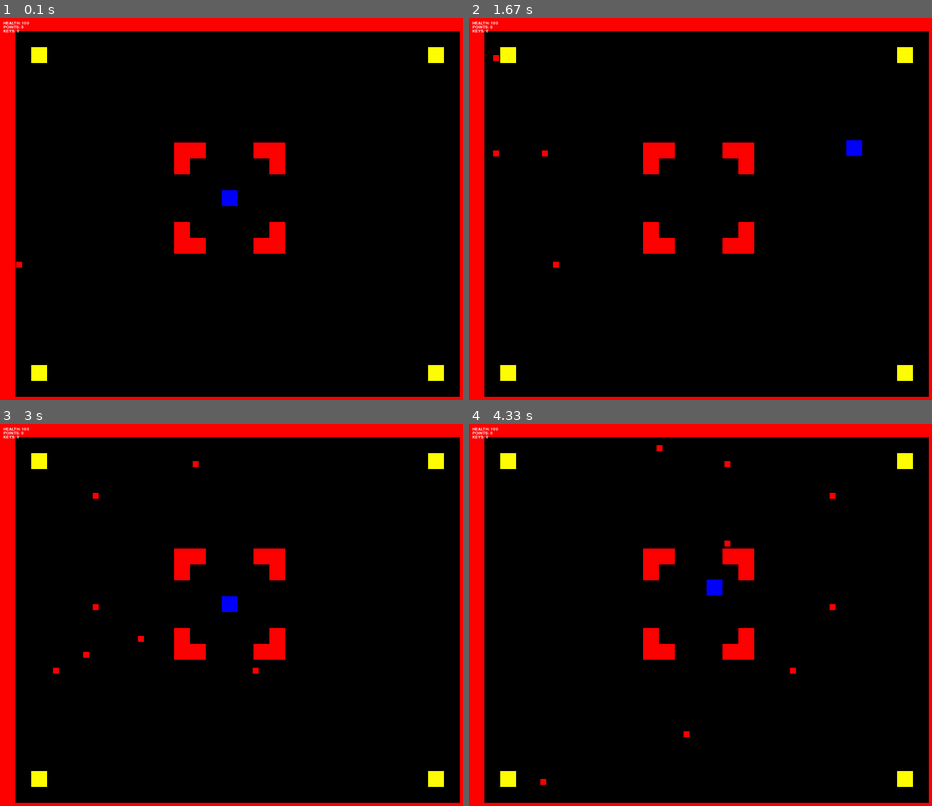
Above: before the commit, frames 1-4 (two rows, left to right).
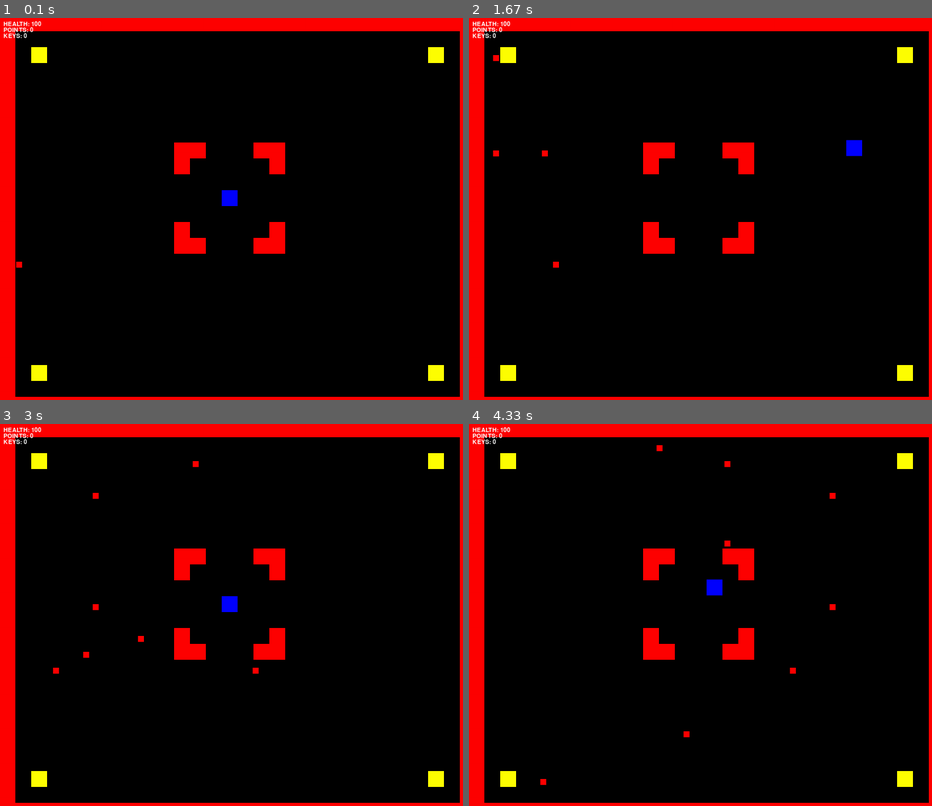
Above: after the commit, the same moments.

Repository: cduck1/dukecw-classwork
Game: pygame game, started from Tile Game/Tile Movement Game.py
Same seed, same stepped clock (60 frames per second), same inputs: the game is played once before the commit and once after it.
Inputs:
- Up to frame 1 (0.1 s): no input
- Up to frame 2 (1.67 s): hold Right 0.33-0.8 s; hold Up 0.83-1.13 s; hold Right 1.17-1.63 s
- Up to frame 3 (3 s): hold Left 1.67-2.2 s; hold Down 2.23-2.53 s; hold Left 2.57-2.97 s
- Up to frame 4 (4.33 s): hold Up 3-3.37 s; hold Right 3.4-4.03 s; hold Down from 4.07 s (still down)

The runs differ from the first frame. In frame 1, 0.2% of the frame differs, in the area x 0-9%, y 0-6%; in frame 2, 0.2%; in frame 3, 0.2%; in frame 4, 0.2%.

Commit message:
Update Tile Movement Game.py
Finished game with a game over screen
Now adding images over the sprites

Diff:
--- a/Tile Game/Tile Movement Game.py
+++ b/Tile Game/Tile Movement Game.py
@@ -308,24 +308,29 @@
         myWall.kill()
     for myEnemy in enemy_group:
         myEnemy.kill()
+    screen.fill(BLACK)
     # Draw "GAME OVER"
-    font = pygame.font.Font('freesansbold.ttf', 10)
+    font = pygame.font.Font('freesansbold.ttf', 50)
     text = font.render(("GAME OVER"), 1, WHITE)
-    screen.blit(text, (10, 15))
+    screen.blit(text, (500, 500))
+    pygame.display.flip()
+    time.sleep(3)
+    pygame.quit()
+
 
 # Draw player attributes - health, money, keys
 def displaytext():
-    font = pygame.font.Font('freesansbold.ttf', 10)
+    font = pygame.font.Font('freesansbold.ttf', 15)
     text = font.render(("HEALTH: " + str(myPlayer.health)), 1, WHITE)
     screen.blit(text, (10, 15))
 
-    font = pygame.font.Font('freesansbold.ttf', 10)
+    font = pygame.font.Font('freesansbold.ttf', 15)
     text = font.render(("POINTS: " + str(myPlayer.points)), 1, WHITE)
-    screen.blit(text, (10, 25))
-
-    font = pygame.font.Font('freesansbold.ttf', 10)
+    screen.blit(text, (10, 30))
+
+    font = pygame.font.Font('freesansbold.ttf', 15)
     text = font.render(("KEYS: " + str(myPlayer.keys)), 1, WHITE)
-    screen.blit(text, (10, 35))
+    screen.blit(text, (10, 45))
 
 # INSTANTATION CODE
 
